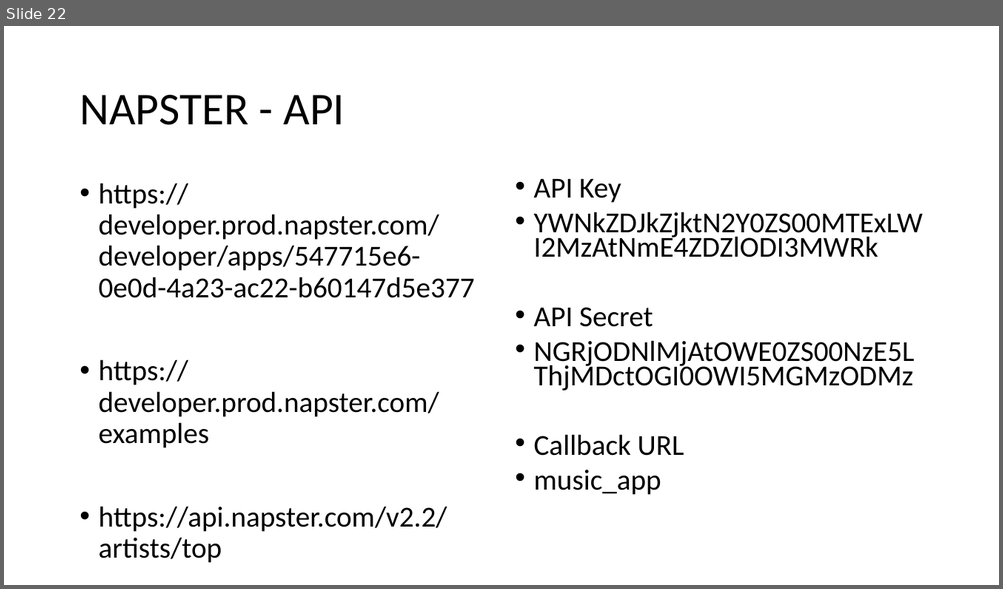
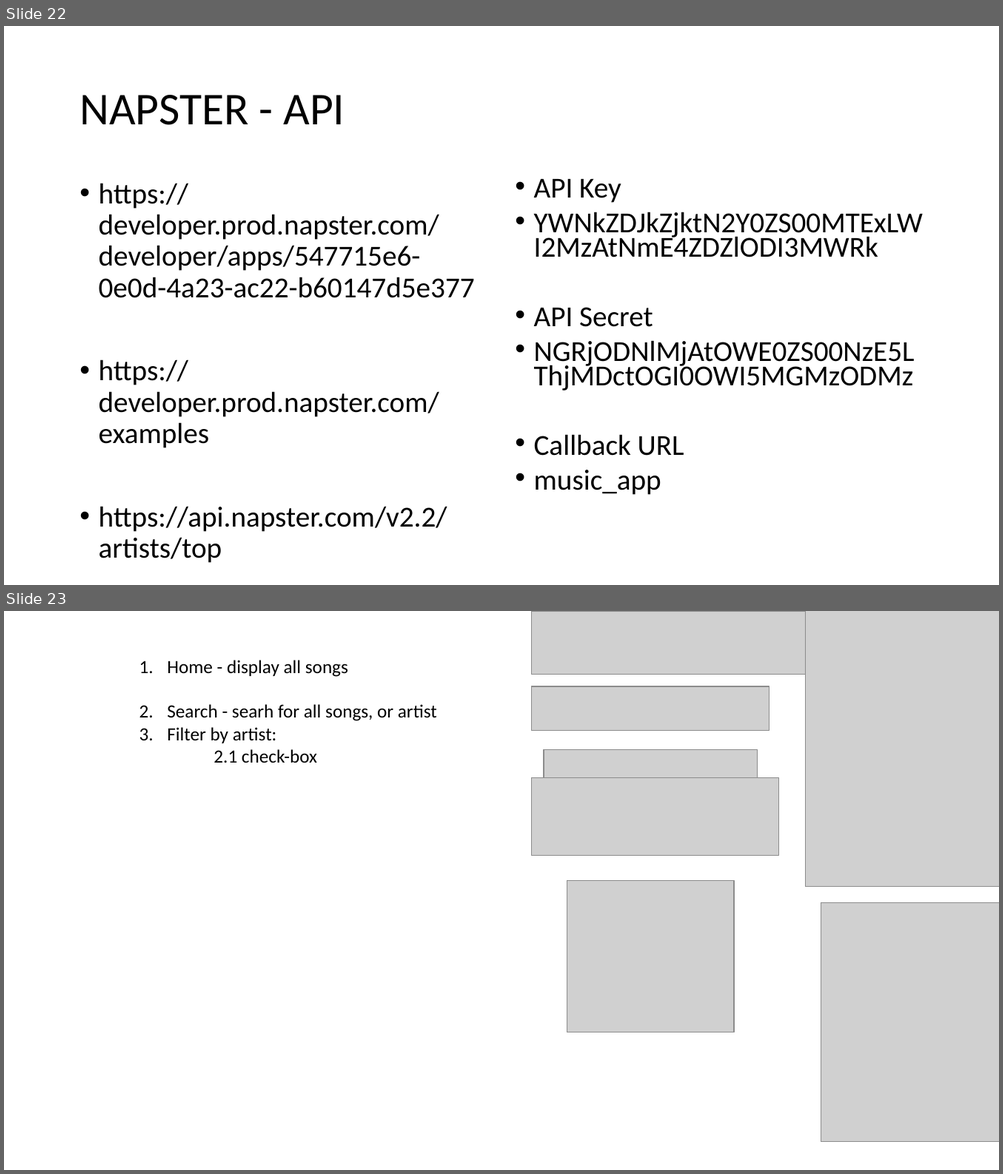
Before and after one commit to Gau232/My_personal_projects, a slide deck: Java_Script/03_music_player/music_player_ns.pptx. Shown one above the other, each under a label of ours: slide 22 before the commit, slides 22 and 23 after it. The pictures are 1003x589 and 1003x1174 pixels, drawn with LibreOffice and Linux fonts; fonts in the diff are those of the drawing; grey boxes stand for pictures; background and template pictures are left out. Boxes give left, top, right and bottom in pixels: in the first picture for what was removed or moved away, otherwise in the second. Text is boxed around its words. In the diff, an @@ line names an element or a change of style, - is before the commit and + after.

```diff
--- a/Java_Script/03_music_player/music_player_ns.pptx
+++ b/Java_Script/03_music_player/music_player_ns.pptx
@@ slide 23 added at (4,611,999,1170), background #FFFFFF @@
@@ picture added at (532,611,805,675) @@
@@ picture added at (805,611,999,887) @@
@@ text added at (167,660,437,763), 18 pt, text #000000 @@
+1. Home - display all songs
+2. Search - searh for all songs, or artist
+3. Filter by artist:
+2.1 check-box
@@ picture added at (532,686,768,730) @@
@@ picture added at (543,750,757,805) @@
@@ picture added at (532,778,780,856) @@
@@ picture added at (566,881,734,1033) @@
@@ picture added at (821,903,999,1142) @@
```
Also in this commit, not shown: 2 slides changed, 5 other slides added, 33 other files.
